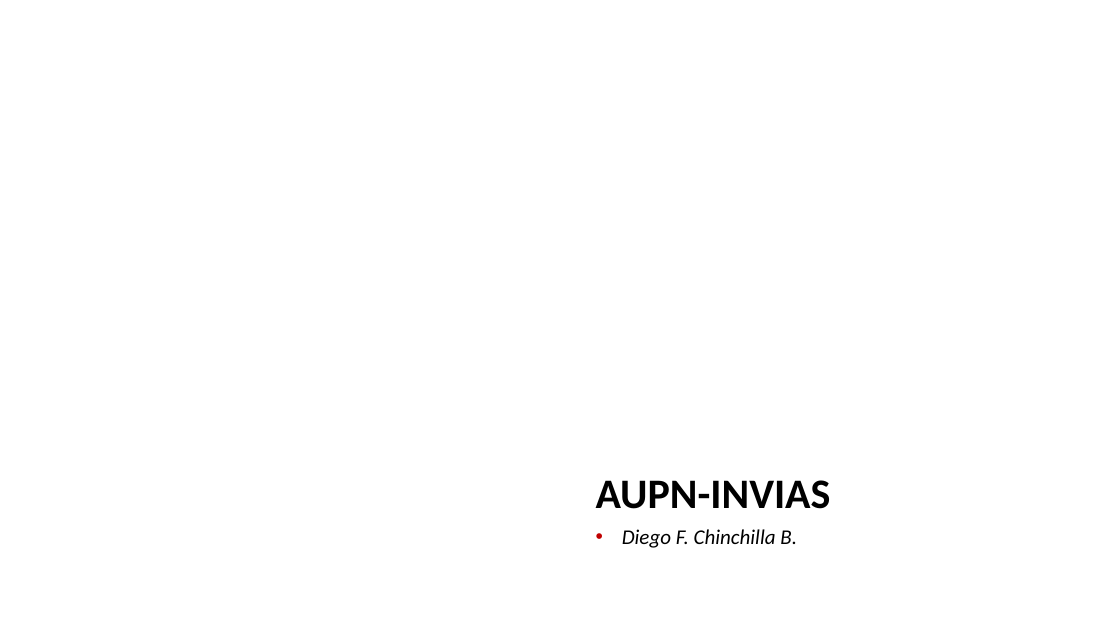
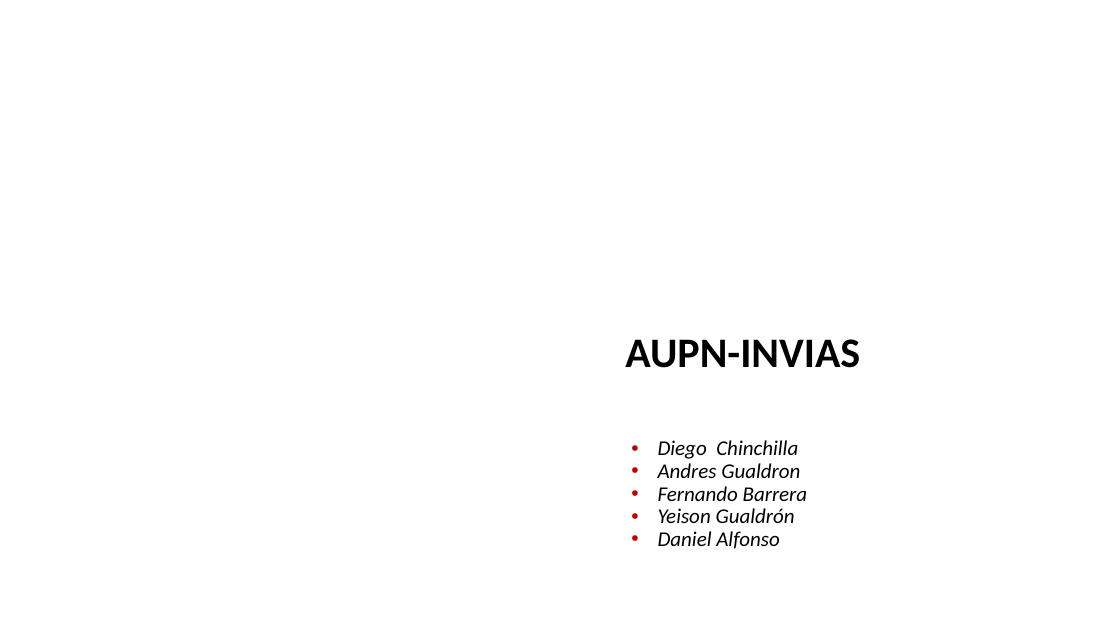
Before and after one commit to AndresFelipeGualdron/AUPN, a slide deck: slide 1 of AUPN.pptx. Drawn at 1120x630 pixels with LibreOffice and Linux fonts; fonts in the diff are those of the drawing; background and template pictures are left out. Boxes give left, top, right and bottom in pixels: in the first picture for what was removed or moved away, otherwise in the second. Text is boxed around its words. In the diff, an @@ line names an element or a change of style, - is before the commit and + after.

```diff
--- a/AUPN.pptx
+++ b/AUPN.pptx
@@ title "AUPN-INVIAS": place and size @@
-title "AUPN-INVIAS" at (596, 480, 831, 509)
+title "AUPN-INVIAS" at (625, 339, 860, 368)
@@ subtitle added at (658, 440, 808, 549), 18 pt, text #000000, italic @@
+• Diego Chinchilla
+• Andres Gualdron
+• Fernando Barrera
+• Yeison Gualdrón
+• Daniel Alfonso
@@ subtitle removed at (622, 529, 797, 548) @@
-• Diego F. Chinchilla B.
```
Also in this commit, not shown: 8 other slides changed, 1 slide added.
